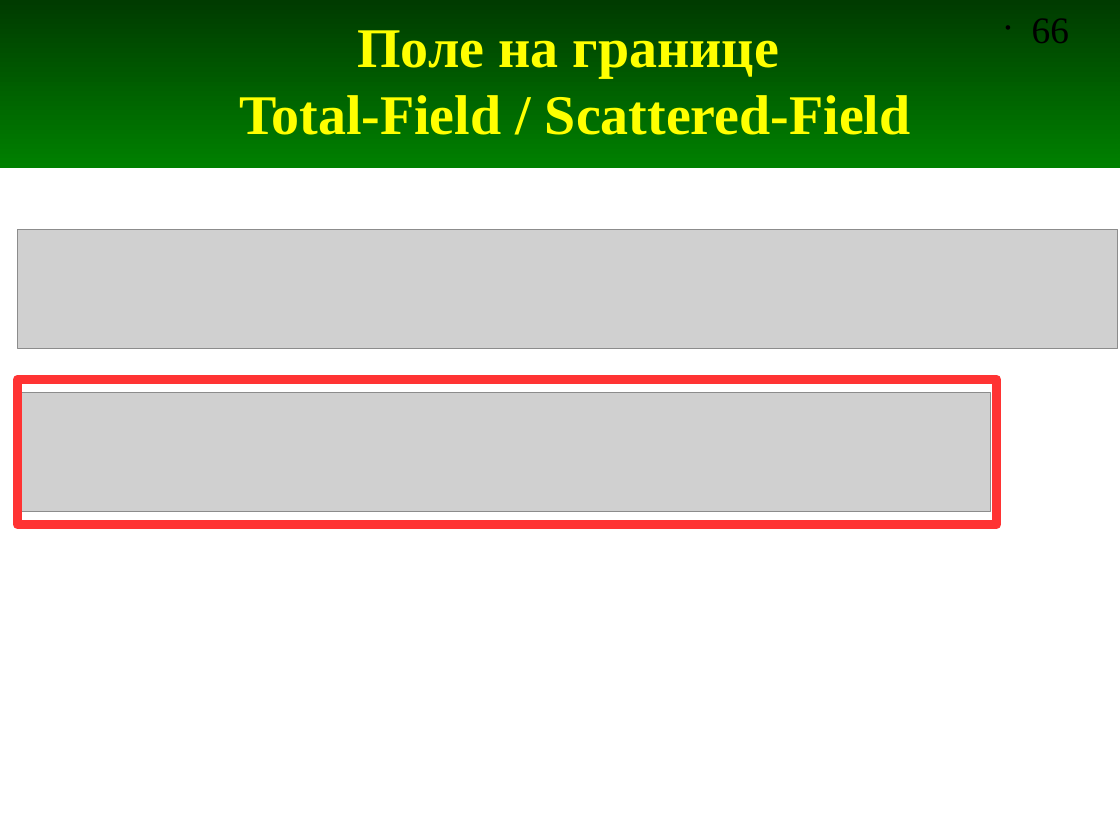
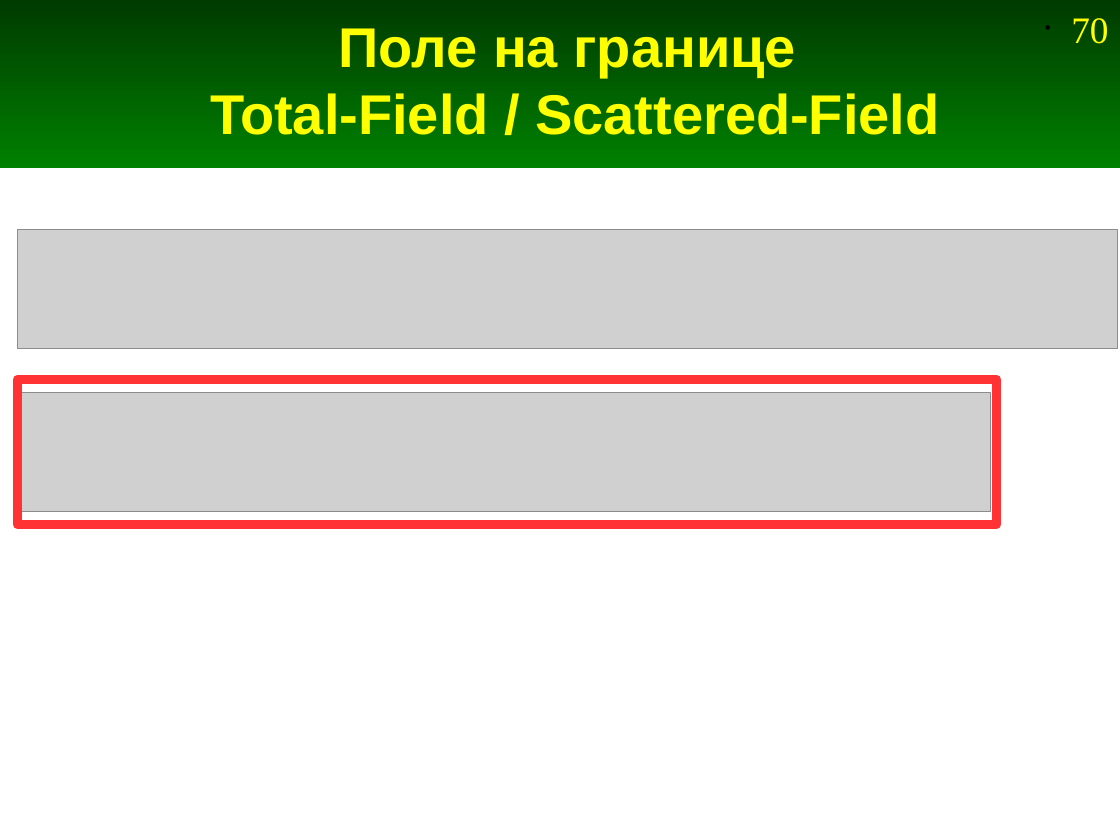
Before and after one commit to andris0147sv/modelling, a slide deck: slide 70 of presentations/2. FDTD.odp (slide 66 before the commit). Drawn at 1120x840 pixels with LibreOffice and Linux fonts; fonts in the diff are those of the drawing; grey boxes stand for pictures. Boxes give left, top, right and bottom in pixels: in the first picture for what was removed or moved away, otherwise in the second. Text is boxed around its words. In the diff, an @@ line names an element or a change of style, - is before the commit and + after.

```diff
--- a/presentations/2. FDTD.odp
+++ b/presentations/2. FDTD.odp
@@ title "Поле на границе Total-Field / ..." at bbox=[210, 28, 939, 135]: font Times New Roman to Arial @@
@@ page number removed at bbox=[1032, 18, 1069, 43] @@
-• 66
@@ page number added at bbox=[1071, 18, 1108, 44], 24 pt, text #FFFF00 @@
+• 70
```
Also in this commit, not shown: 253 other slides changed, 4 slides added, 6 other files.
